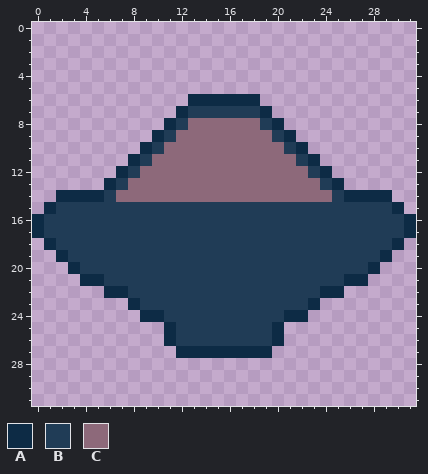
Edited in one commit: pixel-art sprite (assets/textures/ingredients/bowl_of_dust.png). Above is the file before it was changed.
The file is 32x32 pixels.
Palette (. is transparent): A #0d2b45  B #203c56  C #8d697a
Pixels before, first column x 0:
 6 .............AAAAAA.............
 7 ............ABBBBBBA............
 8 ...........ABCCCCCCBA...........
 9 ..........ABCCCCCCCCBA..........
10 .........ABCCCCCCCCCCBA.........
11 ........ABCCCCCCCCCCCCBA........
12 .......ABCCCCCCCCCCCCCCBA.......
13 ......ABCCCCCCCCCCCCCCCCBA......
14 ..AAAABCCCCCCCCCCCCCCCCCCBAAAA..
15 .ABBBBBBBBBBBBBBBBBBBBBBBBBBBBA.
16 ABBBBBBBBBBBBBBBBBBBBBBBBBBBBBBA
17 ABBBBBBBBBBBBBBBBBBBBBBBBBBBBBBA
18 .ABBBBBBBBBBBBBBBBBBBBBBBBBBBBA.
19 ..ABBBBBBBBBBBBBBBBBBBBBBBBBBA..
20 ...ABBBBBBBBBBBBBBBBBBBBBBBBA...
21 ....AABBBBBBBBBBBBBBBBBBBBAA....
22 ......AABBBBBBBBBBBBBBBBAA......
23 ........ABBBBBBBBBBBBBBA........
24 .........AABBBBBBBBBBAA.........
25 ...........ABBBBBBBBA...........
26 ...........ABBBBBBBBA...........
27 ............AAAAAAAA............
And afterwards:
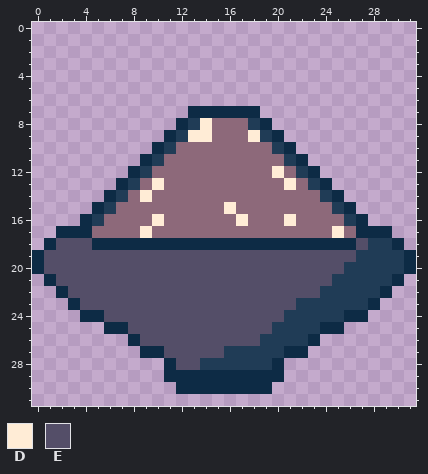
Colours new in this view: D #ffecd6  E #544e68
Diff:
Changed rows in their new state; - is an unchanged pixel.
first column x 0:
 6 -------------......-------------
 7 ------------.AAAAAA.------------
 8 -----------.ABD---BA.-----------
 9 ----------.ABDD---DBA.----------
10 ---------.AB--------BA.---------
11 --------.AB----------BA.--------
12 -------.AB----------D-BA.-------
13 ------.AB-D----------D-BA.------
14 --....AB-D--------------BA....--
15 -....A-CCCCCCCCCDCCCCCCCC-A....-
16 ....A-CCCCDCCCCCCDCCCDCCCC-A....
17 ..AAACCCCDCCCCCCCCCCCCCCCDCAAA..
18 --EEEAAAAAAAAAAAAAAAAAAAAAAE----
19 AEEEEEEEEEEEEEEEEEEEEEEEEEE--BBA
20 AEEEEEEEEEEEEEEEEEEEEEEEEE--BBBA
21 -AEEEEEEEEEEEEEEEEEEEEEEE-BBBBA-
22 --AEEEEEEEEEEEEEEEEEEEEEBBBBBA--
23 ---AEEEEEEEEEEEEEEEEEE-BBBBBA---
24 ----AAEEEEEEEEEEEEEEEBBBBBAA----
25 ------AAEEEEEEEEEEEEBBBBAA------
26 --------AEEEEEEEEEE-BBBA--------
27 ---------AAEEEEEBBBBBAA---------
28 -----------AEEBBBBBBA-----------
29 -----------AAAAAAAAAA-----------
30 ------------AAAAAAAA------------
Pixel boxes of the changes (left, top, right, bottom) in both pictures:
changed: (32, 94, 416, 394)
